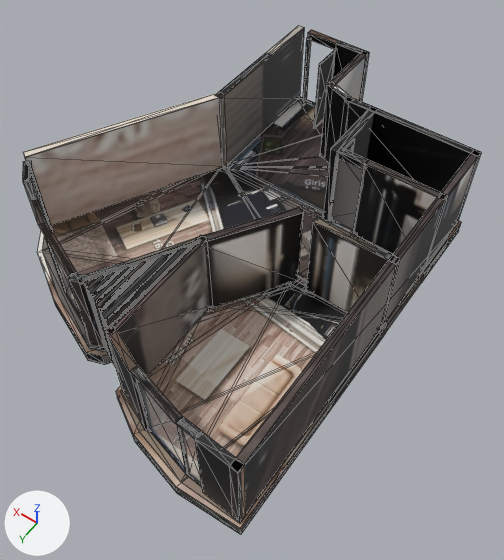
One commit to the glTF model _bake/glb/kent-4/model.glb: the scene before it, then after it.
Both versions are drawn from a 50 mm camera at (-6.8, 8.86, 12.68) aimed at (-1.03, 0.79, -0.01). The axes (+X, +Y, +Z) are drawn at lower left. The lights are the same throughout. The first picture is the older version. Mesh edges are drawn as thin lines. Where no turn or scale is listed for an object, it has been applied to the vertices. Vertices at exactly the same position are counted once.
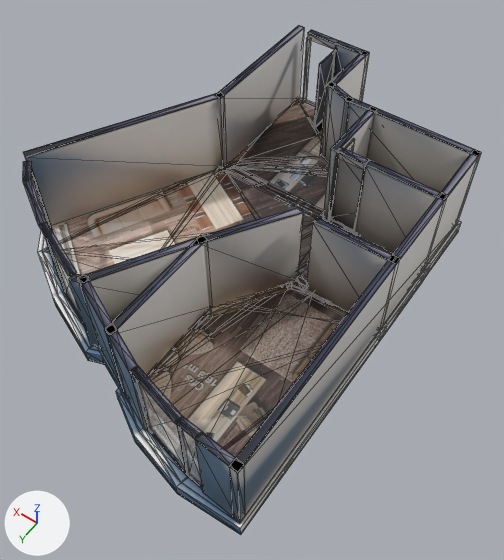
The change, as a diff of the scene's bpy script:
```diff
--- a/_bake/glb/kent-4/model.glb.py
+++ b/_bake/glb/kent-4/model.glb.py
@@ mat_baked @@
 n3 = _N.new('ShaderNodeMapping'); n3.name = 'Mapping'
-n3.inputs[1].default_value = (0.0013, -14.95, 0.0)  # 'Location'
-n3.inputs[3].default_value = (15.96, 15.95, 1.0)  # 'Scale'
+n3.inputs[1].default_value = (0.000983, -14.98, 0.0)  # 'Location'
+n3.inputs[3].default_value = (15.97, 15.98, 1.0)  # 'Scale'
 n4 = _N.new('ShaderNodeUVMap'); n4.name = 'UV Map'
@@ me_mesh_0 @@
 # used by ob_mesh_0; location = (-4.18, 5.61, -0.36)
-me_mesh_0.from_pydata(...)  # 1512 vertices, 2700 faces; spans x 0.0..8.45, y -11.14..0.0, z 0.0..2.62
+me_mesh_0.from_pydata(...)  # 1310 vertices, 2324 faces; spans x 0.0..8.45, y -11.14..0.0, z 0.0..2.62
+# me_mesh_0 part 1: a new loose piece, a box spanning x 5.91..6.08, y -11.06..-7.41, z 0.36..2.61, in mat_baked
+# me_mesh_0 part 2: a new loose piece, a box spanning x 5.904..6.079, y -11.061..-7.406, z 2.61..2.622, in mat_baked
+# me_mesh_0 part 3: 24 loose pieces with 284 vertices, spanning x 3.82..6.08, y -11.07..-1.14, z 0.36..2.62, are deleted
+# me_mesh_0 part 4: 4 vertices moved within x 3.52..4.71, y -11.07..-1.01, z 0.36..2.62; 257 vertices removed from x 1.99..6.08, y -11.07..-1.01, z 0.36..2.62; 323 vertices added at x 0.0..6.16, y -11.06..-0.85, z 0.0..2.62
+# me_mesh_0 part 5: 1125 kept faces spanning x 0.01..8.45, y -11.14..0.0, z 0.0..2.62 get new texture (UV) coordinates
 me_mesh_0.materials.append(mat_baked)
```

Pixel boxes [x1, y1, x2, y2] of what changed, in the pictures (504 x 560 px; the box of a moved part takes in the faces that stretch with it):
'Mesh_0', surface changed, reshaped, moved
    both: [23, 25, 481, 535]
part 1 of me_mesh_0, added
    after: [219, 28, 304, 169]
part 2 of me_mesh_0, added
    after: [215, 25, 304, 98]
part 3 of me_mesh_0, deleted
    before: [88, 25, 304, 366]
part 4 of me_mesh_0, moved or reshaped
    before: [69, 28, 437, 351]
    after: [38, 41, 461, 533]
part 5 of me_mesh_0, surface changed
    both: [23, 30, 481, 535]
